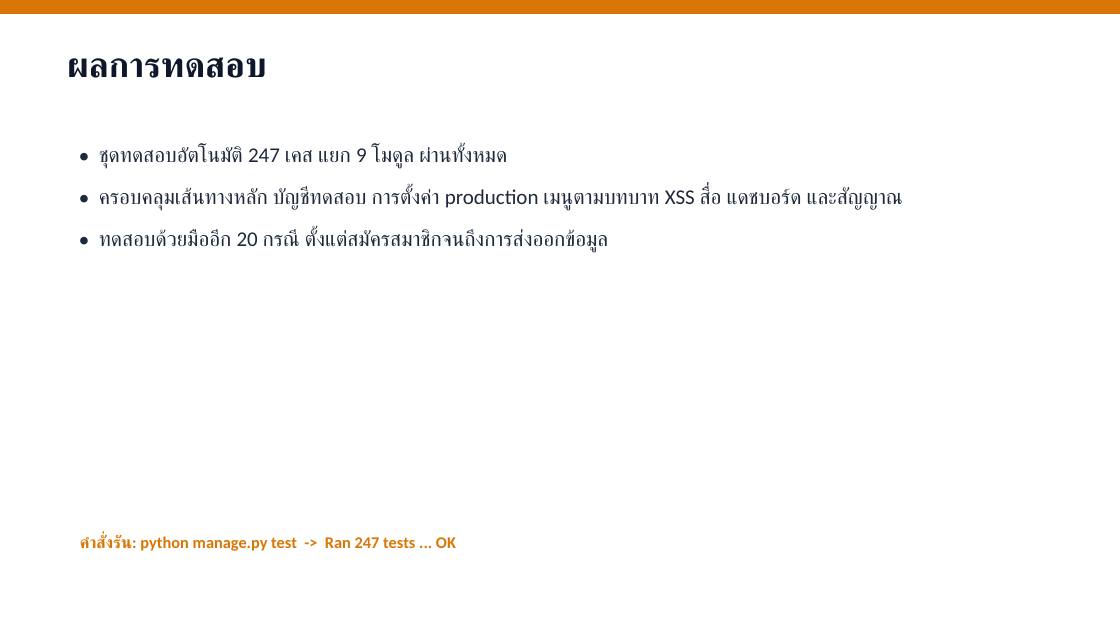
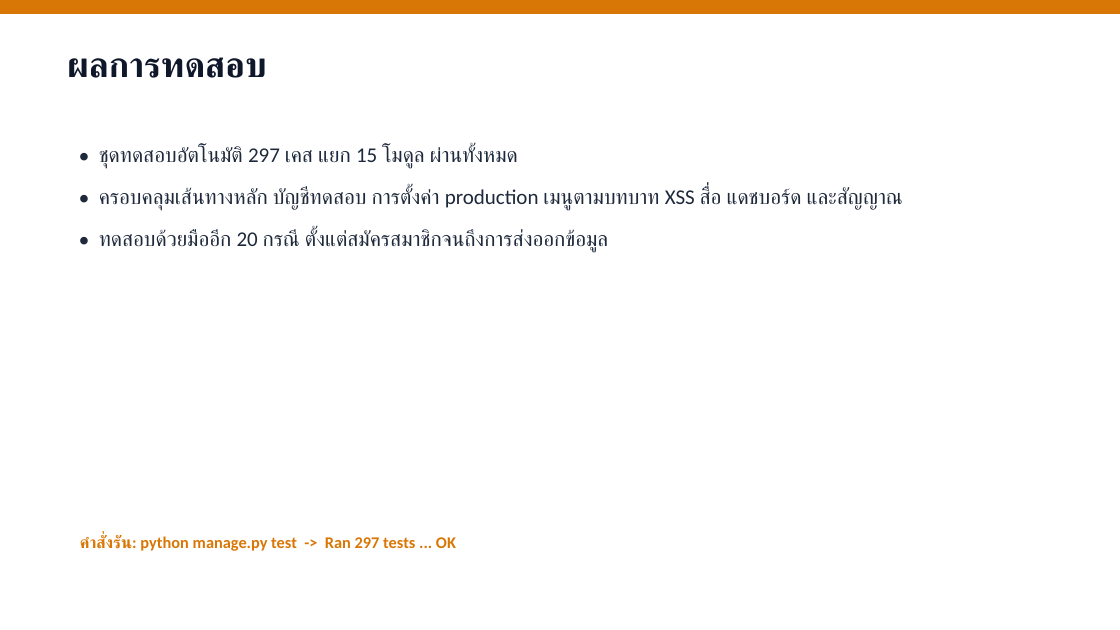
Before and after one commit to tlemtv098-dotcom/YumparkjureQRsong, a slide deck: slide 13 of deliverables/ไฟล์นำเสนอ.pptx. Drawn at 1120x630 pixels with LibreOffice and Linux fonts; fonts in the diff are those of the drawing. Boxes give left, top, right and bottom in pixels: in the first picture for what was removed or moved away, otherwise in the second. Text is boxed around its words. In the diff, an @@ line names an element or a change of style, - is before the commit and + after.

```diff
--- a/deliverables/ไฟล์นำเสนอ.pptx
+++ b/deliverables/ไฟล์นำเสนอ.pptx
@@ text at <box>99,146,518,169</box>: text changed @@
-• ชุดทดสอบอัตโนมัติ 247 เคส แยก 9 โมดูล ผ่านทั้งหมด
+• ชุดทดสอบอัตโนมัติ 297 เคส แยก 15 โมดูล ผ่านทั้งหมด
@@ text at <box>80,536,456,551</box>: text changed @@
-คำสั่งรัน: python manage.py test -> Ran 247 tests ... OK
+คำสั่งรัน: python manage.py test -> Ran 297 tests ... OK
```
Also in this commit, not shown: 4 other files.
